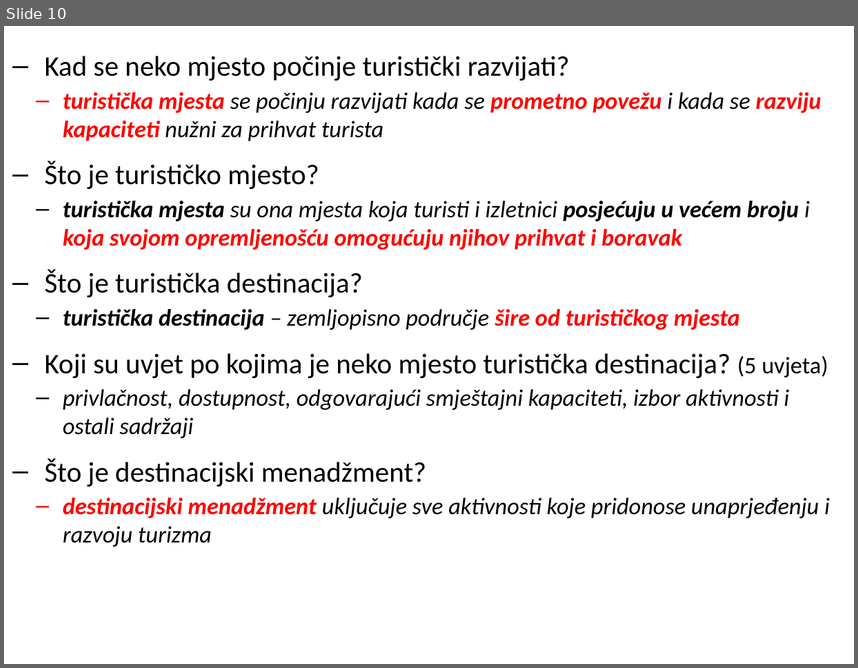
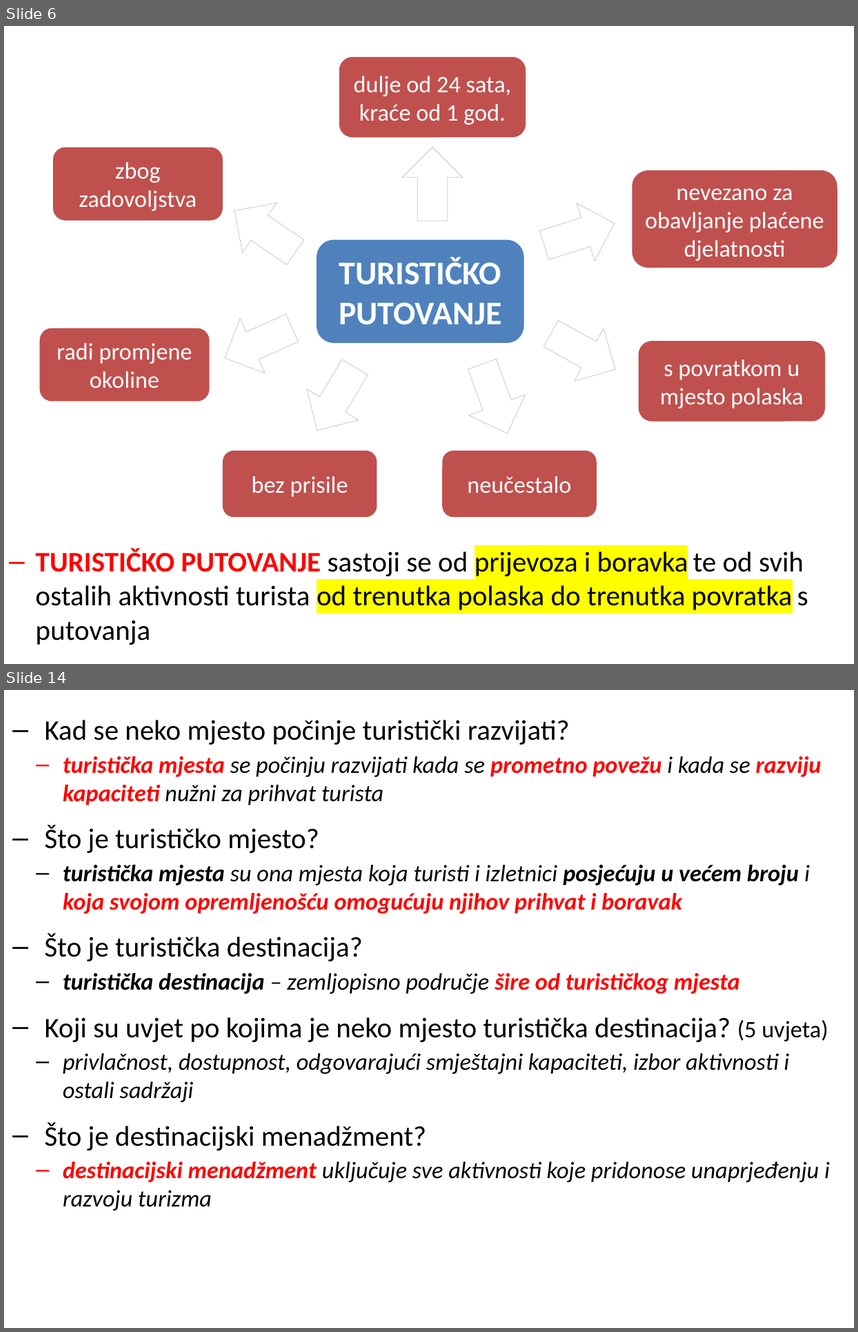
Before and after one commit to cornx/print, a slide deck: data/prezentacije/osnove_turizma/001_1_Turizam_uvod-ponavljanje.pptx. Shown one above the other, each under a label of ours: slide 10 before the commit, slides 6 and 14 after it; the slides between them are not shown. The pictures are 858x668 and 858x1332 pixels, drawn with LibreOffice and Linux fonts; fonts in the diff are those of the drawing. Boxes give left, top, right and bottom in pixels: in the first picture for what was removed or moved away, otherwise in the second. Text is boxed around its words. In the diff, an @@ line names an element or a change of style, - is before the commit and + after.

```diff
--- a/data/prezentacije/osnove_turizma/001_1_Turizam_uvod-ponavljanje.pptx
+++ b/data/prezentacije/osnove_turizma/001_1_Turizam_uvod-ponavljanje.pptx
@@ slide 6 added at (x1=4, y1=26, x2=854, y2=664), background #FFFFFF @@
@@ rounded rectangle added at (x1=339, y1=56, x2=526, y2=137), fill #C0504D, 20 pt, text #FFFFFF @@
+dulje od 24 sata, kraće od 1 god.
@@ rounded rectangle added at (x1=53, y1=147, x2=223, y2=221), fill #C0504D, 20 pt, text #FFFFFF @@
+zbog zadovoljstva
@@ right arrow added at (x1=403, y1=147, x2=463, y2=221), fill #FFFFFF, outline #A6A6A6 0.25 pt @@
@@ rounded rectangle added at (x1=632, y1=170, x2=837, y2=267), fill #C0504D, 20 pt, text #FFFFFF @@
+nevezano za obavljanje plaćene djelatnosti
@@ right arrow added at (x1=218, y1=185, x2=313, y2=277), fill #FFFFFF, outline #A6A6A6 0.25 pt @@
@@ right arrow added at (x1=536, y1=194, x2=624, y2=274), fill #FFFFFF, outline #A6A6A6 0.25 pt @@
@@ rounded rectangle added at (x1=317, y1=239, x2=524, y2=342), fill #4F81BD, 28 pt, text #FFFFFF, bold @@
+TURISTIČKO PUTOVANJE
@@ right arrow added at (x1=212, y1=300, x2=305, y2=385), fill #FFFFFF, outline #A6A6A6 0.25 pt @@
@@ right arrow added at (x1=537, y1=307, x2=631, y2=396), fill #FFFFFF, outline #A6A6A6 0.25 pt @@
@@ rounded rectangle added at (x1=40, y1=328, x2=210, y2=401), fill #C0504D, 20 pt, text #FFFFFF @@
+radi promjene okoline
@@ right arrow added at (x1=291, y1=352, x2=381, y2=446), fill #FFFFFF, outline #A6A6A6 0.25 pt @@
@@ right arrow added at (x1=454, y1=354, x2=536, y2=444), fill #FFFFFF, outline #A6A6A6 0.25 pt @@
@@ rounded rectangle added at (x1=638, y1=341, x2=825, y2=421), fill #C0504D, 20 pt, text #FFFFFF @@
+s povratkom u mjesto polaska
@@ rounded rectangle added at (x1=223, y1=450, x2=377, y2=517), fill #C0504D, 20 pt, text #FFFFFF @@
+bez prisile
@@ rounded rectangle added at (x1=443, y1=450, x2=597, y2=517), fill #C0504D, 20 pt, text #FFFFFF @@
+neučestalo
@@ text added at (x1=36, y1=548, x2=809, y2=644), 24 pt, text #000000 @@
+– TURISTIČKO PUTOVANJE sastoji se od prijevoza i boravka te od svih ostalih aktivnosti turista od trenutka polaska do trenutka povratka s putovanja
@@ what was slide 10 is now slide 14 @@
```
Also in this commit, not shown: 9 slides changed, 3 other slides added.
